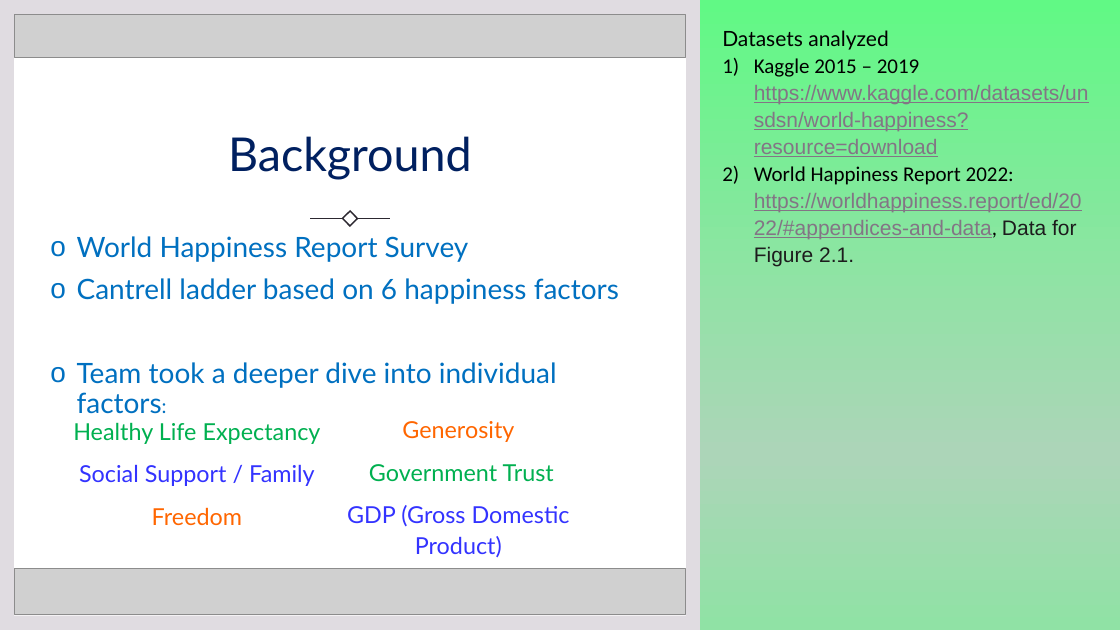
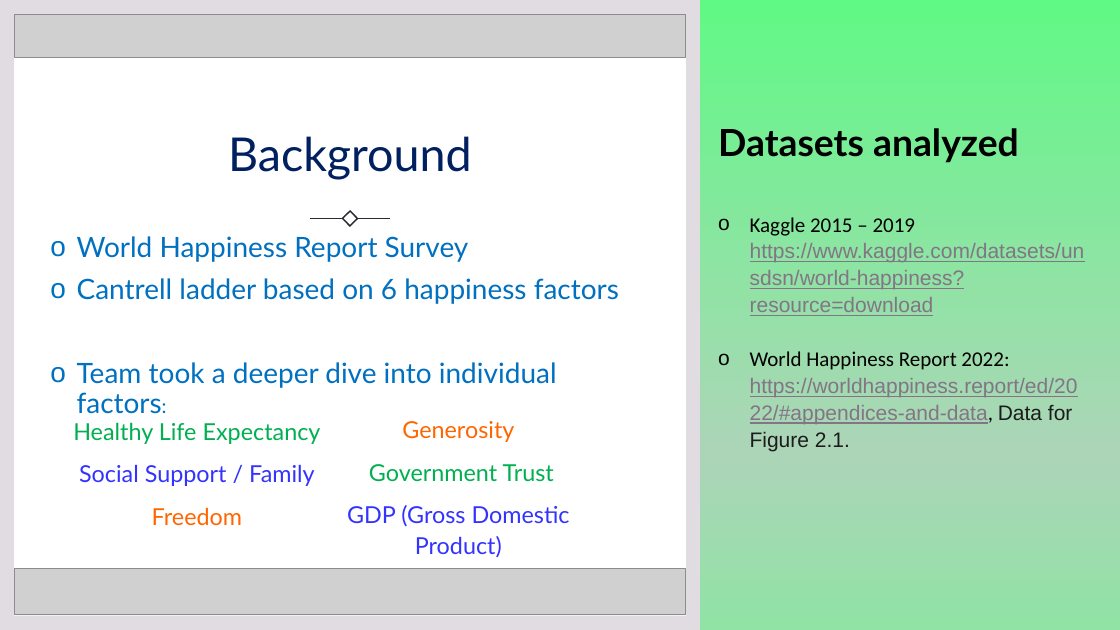
Before and after one commit to tvaughn905/Project-1, a slide deck: slide 3 of HappinessRetirementConundrum.pptx (slide 2 before the commit). Drawn at 1120x630 pixels with LibreOffice and Linux fonts; fonts in the diff are those of the drawing; grey boxes stand for pictures. Boxes give left, top, right and bottom in pixels: in the first picture for what was removed or moved away, otherwise in the second. Text is boxed around its words. In the diff, an @@ line names an element or a change of style, - is before the commit and + after.

```diff
--- a/HappinessRetirementConundrum.pptx
+++ b/HappinessRetirementConundrum.pptx
@@ text "Datasets analyzed": place and size @@
-text "Datasets analyzed" at (722, 30, 1089, 266)
+text "Datasets analyzed" at (718, 128, 1085, 452)
@@ text "Datasets analyzed" at (718, 128, 1085, 452): size 18 to 32 pt, bold on in "Datasets analyzed"; bullet 1) to o @@
```
Also in this commit, not shown: 4 other slides changed, 4 slides added, 1 slide removed, 6 other files.
